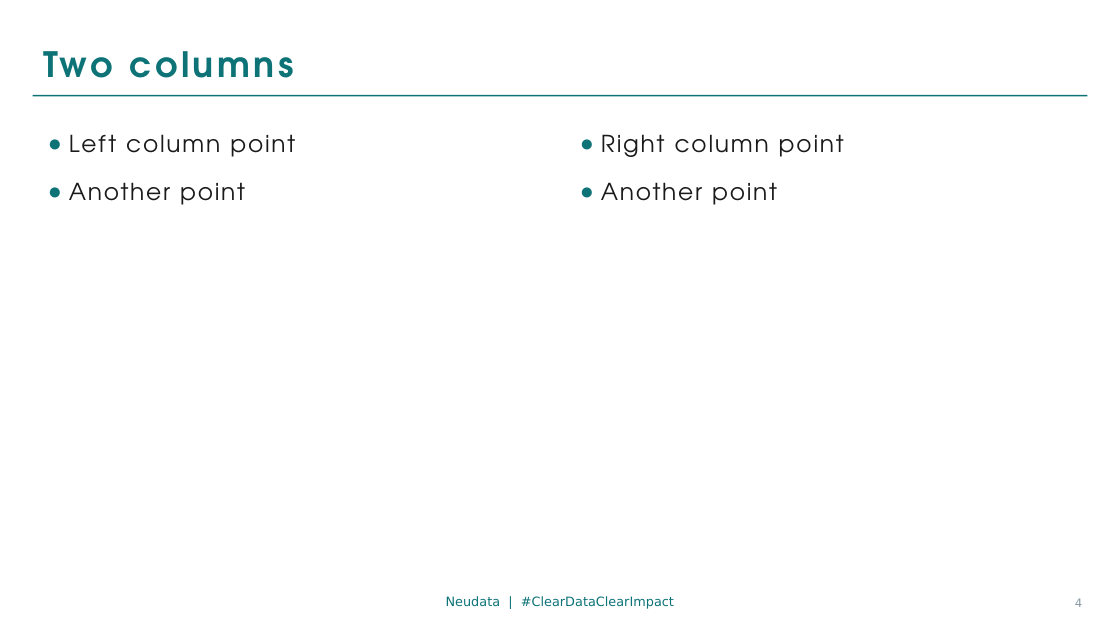
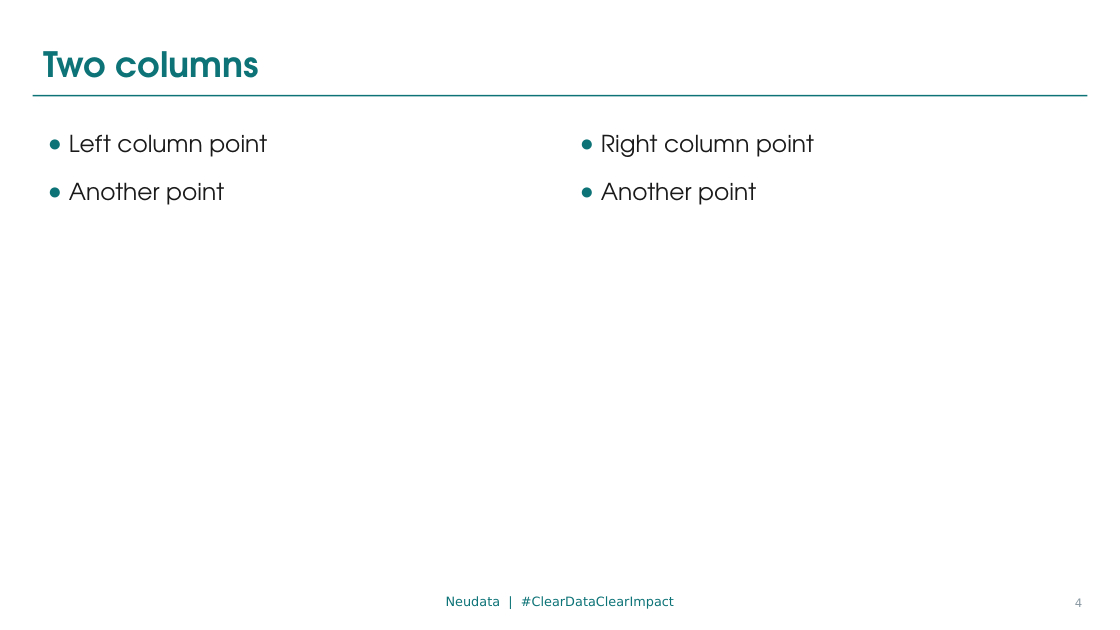
Before and after one commit to neu-data/powerpoint-template, a slide deck: slide 4 of Neudata-Template-example.pptx. Drawn at 1120x630 pixels with LibreOffice and Linux fonts; fonts in the diff are those of the drawing; background and template pictures are left out. Boxes give left, top, right and bottom in pixels: in the first picture for what was removed or moved away, otherwise in the second. Text is boxed around its words. In the diff, an @@ line names an element or a change of style, - is before the commit and + after.

```diff
--- a/Neudata-Template-example.pptx
+++ b/Neudata-Template-example.pptx
@@ title "Two columns" at (x1=43, y1=51, x2=258, y2=78): letter spacing 3 to 0 pt @@
@@ text "Left column point" at (x1=69, y1=134, x2=267, y2=205): letter spacing 1.5 to 0 pt @@
@@ text "Right column point" at (x1=601, y1=134, x2=814, y2=205): letter spacing 1.5 to 0 pt @@
```
Also in this commit, not shown: 5 other slides changed, 6 other files.
